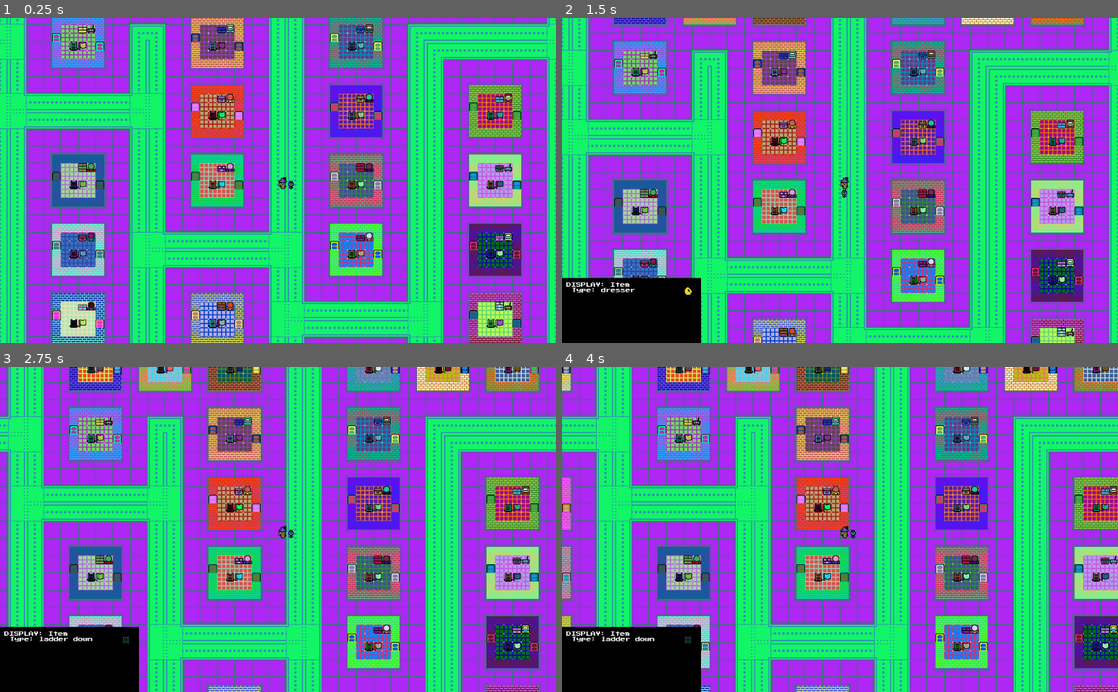
Above: before the commit, frames 1-4 (two rows, left to right).
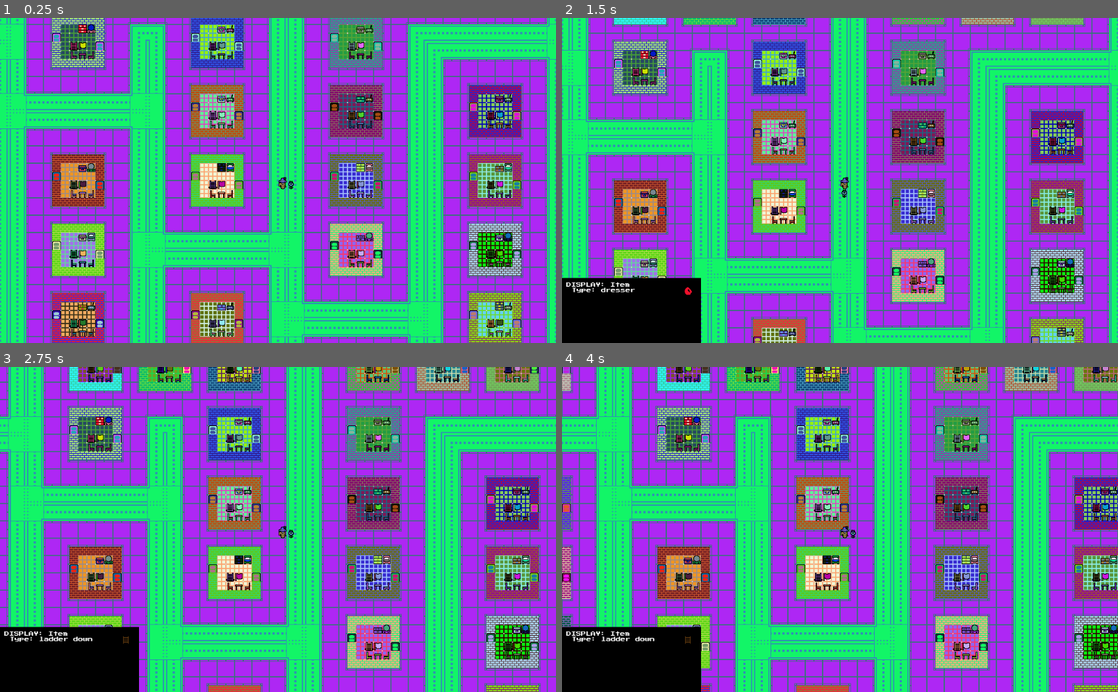
Above: after the commit, the same moments.

Repository: medmaster0/RogueCiv
Game: Godot game, scene res://Game.tscn
Two runs of this game, one before a commit and one after it. Both use one fixed random seed, a clock stepped at 60 frames per second and the inputs below.
Inputs (mouse positions are in pixels of both pictures, inside the frame that each line leads up to):
- Up to frame 1 (0.25 s): no input
- Up to frame 2 (1.5 s): click (645, 37) at 0.52 s; click (645, 53) at 1.27 s
- Up to frame 3 (2.75 s): click (72, 370) at 2.02 s
- Up to frame 4 (4 s): no input

The runs differ from the first frame. In frame 1, 23% of the frame differs, in the area x 9-94%, y 0-100%; in frame 2, 21%; in frame 3, 22%; in frame 4, 22%.

Commit message:
Added tablesets

Diff:
--- a/Scenes/BattleHuntItem.gd
+++ b/Scenes/BattleHuntItem.gd
@@ -137,6 +137,9 @@
 # 404 - TALL DRESSER
 # 405 - CHEST
 # 406 - FURNACE
+# 407 - TABLE
+# 408 - RIGHT CHAIR
+# 409 - LEFT CHAIR
 
 
 #LOAD UP ALL THE SPRITES!!!
@@ -540,6 +543,15 @@
 
 var furnacePrimItem = preload("res://Tiles//scenery//furnacePrim.png")
 var furnaceSecoItem = preload("res://Tiles//scenery//furnaceSeco.png")
+
+var tablePrimItem = preload("res://Tiles//scenery//tablePrim.png")
+var tableSecoItem = preload("res://Tiles//scenery//tableSeco.png")
+
+var rightChairPrimItem = preload("res://Tiles//scenery//rightChairPrim.png")
+var rightChairSecoItem = preload("res://Tiles//scenery//rightChairSeco.png")
+
+var leftChairPrimItem = preload("res://Tiles//scenery//leftChairPrim.png")
+var leftChairSecoItem = preload("res://Tiles//scenery//leftChairSeco.png")
 
 #Class Variables
 var primColor
@@ -560,7 +572,7 @@
 	#Pick random tile_index (set here for debug purposesssss)
 	tile_index = randi()%68
 	#tile_index = 27 + randi()%3
-	tile_index = 406
+	tile_index = 407 + randi()%3
 	setTile(tile_index)
 
 	pass # Replace with function body.
@@ -2366,7 +2378,51 @@
 			quadColor = Color(1,1,1)
 			quinColor = Color(1,1,1)
 			sextColor = Color(1,1,1)
-
+		407:
+			#TABLE
+			item_name = "table"
+			$Prim.texture = tablePrimItem
+			$Seco.texture = tableSecoItem
+			$Tert.texture = null
+			$Quad.texture = null
+			$Quin.texture = null
+			$Sext.texture = null
+			primColor = Color(randf(), randf(), randf())
+			secoColor = Color(randf(), randf(), randf())
+			tertColor = Color(1,1,1)
+			quadColor = Color(1,1,1)
+			quinColor = Color(1,1,1)
+			sextColor = Color(1,1,1)
+		408:
+			#RIGHT CHAIR
+			item_name = "chair"
+			$Prim.texture = rightChairPrimItem
+			$Seco.texture = rightChairSecoItem
+			$Tert.texture = null
+			$Quad.texture = null
+			$Quin.texture = null
+			$Sext.texture = null
+			primColor = Color(randf(), randf(), randf())
+			secoColor = Color(randf(), randf(), randf())
+			tertColor = Color(1,1,1)
+			quadColor = Color(1,1,1)
+			quinColor = Color(1,1,1)
+			sextColor = Color(1,1,1)
+		409:
+			#LEFT CHAIR
+			item_name = "chair"
+			$Prim.texture = leftChairPrimItem
+			$Seco.texture = leftChairSecoItem
+			$Tert.texture = null
+			$Quad.texture = null
+			$Quin.texture = null
+			$Sext.texture = null
+			primColor = Color(randf(), randf(), randf())
+			secoColor = Color(randf(), randf(), randf())
+			tertColor = Color(1,1,1)
+			quadColor = Color(1,1,1)
+			quinColor = Color(1,1,1)
+			sextColor = Color(1,1,1)
 
 	#Update Colors...
 	$Prim.modulate = primColor
--- a/Scripts/BuildingGen.gd
+++ b/Scripts/BuildingGen.gd
@@ -33,6 +33,9 @@
 #	6 - DESK
 #	7 - FURNITURE ITEM
 #	8 - FURNITURE STORAGE
+#	9 - left chair
+# 	10 - table
+#	11 - right chair
 #
 #Will return a 2D array with the following pattern
 # A 8 x 8 ARRAY
@@ -62,8 +65,11 @@
 	#Place the LADDER
 	building_map_plot[4][3] = 4
 
-	#Place the DESK
-#	building_map_plot[3][5] = 6
+	#Place the TABLESET
+	building_map_plot[5][3] = 9
+	building_map_plot[5][4] = 10
+	building_map_plot[5][5] = 11
+
 
 	#Place a random FURNITURE BIG ITEM
 	building_map_plot[2][5] = 7
@@ -130,6 +136,8 @@
 	var ladderPrim = Color(randf(), randf(), randf())
 #	var crystalBallPrim = Color(randf(), randf(), randf())
 #	var crystalBallSeco = Color(randf(), randf(), randf())
+	var tablesetPrim = Color(randf(), randf(), randf())
+	var tablesetSeco = Color(randf(), randf(), randf())
 
 	#Read through the map - NOTE THE ORDER OF ROWS/COLS!!!
 	for i in range(building_map.size()): #rows, y-dim
@@ -283,6 +291,66 @@
 					temp_item.setTile(item_choice)
 					game_scene.map_buildings[temp_x_coord_map][temp_y_coord_map][z_coord].append(temp_item)
 					temp_item.z_index = z_coord - 1
+				9:  #LEFT CHAIR
+					#Create floor item first
+					temp_item = Item.instance()
+					temp_item.position = Vector2(temp_x_coord_global,temp_y_coord_global)
+					game_scene.add_child(temp_item)
+					temp_item.setTile(101)
+					game_scene.map_buildings[temp_x_coord_map][temp_y_coord_map][z_coord].append(temp_item)
+					temp_item.SetPrimColor(floorPrim)
+					temp_item.SetSecoColor(floorSeco)
+					temp_item.find_node("SelectButton").visible = false
+					temp_item.z_index = z_coord - 1
+					#List of eligible items
+					temp_item = BattleHuntItem.instance()
+					temp_item.position = Vector2(temp_x_coord_global,temp_y_coord_global)
+					game_scene.add_child(temp_item)
+					temp_item.setTile(409)
+					game_scene.map_buildings[temp_x_coord_map][temp_y_coord_map][z_coord].append(temp_item)
+					temp_item.z_index = z_coord - 1
+					temp_item.SetPrimColor(tablesetPrim)
+					temp_item.SetSecoColor(tablesetSeco)
+				10:  #TABLE
+					#Create floor item first
+					temp_item = Item.instance()
+					temp_item.position = Vector2(temp_x_coord_global,temp_y_coord_global)
+					game_scene.add_child(temp_item)
+					temp_item.setTile(101)
+					game_scene.map_buildings[temp_x_coord_map][temp_y_coord_map][z_coord].append(temp_item)
+					temp_item.SetPrimColor(floorPrim)
+					temp_item.SetSecoColor(floorSeco)
+					temp_item.find_node("SelectButton").visible = false
+					temp_item.z_index = z_coord - 1
+					#List of eligible items
+					temp_item = BattleHuntItem.instance()
+					temp_item.position = Vector2(temp_x_coord_global,temp_y_coord_global)
+					game_scene.add_child(temp_item)
+					temp_item.setTile(407)
+					game_scene.map_buildings[temp_x_coord_map][temp_y_coord_map][z_coord].append(temp_item)
+					temp_item.z_index = z_coord - 1
+					temp_item.SetPrimColor(tablesetPrim)
+					temp_item.SetSecoColor(tablesetSeco)
+				11:  #RIGHT CHAIR
+					#Create floor item first
+					temp_item = Item.instance()
+					temp_item.position = Vector2(temp_x_coord_global,temp_y_coord_global)
+					game_scene.add_child(temp_item)
+					temp_item.setTile(101)
+					game_scene.map_buildings[temp_x_coord_map][temp_y_coord_map][z_coord].append(temp_item)
+					temp_item.SetPrimColor(floorPrim)
+					temp_item.SetSecoColor(floorSeco)
+					temp_item.find_node("SelectButton").visible = false
+					temp_item.z_index = z_coord - 1
+					#List of eligible items
+					temp_item = BattleHuntItem.instance()
+					temp_item.position = Vector2(temp_x_coord_global,temp_y_coord_global)
+					game_scene.add_child(temp_item)
+					temp_item.setTile(408)
+					game_scene.map_buildings[temp_x_coord_map][temp_y_coord_map][z_coord].append(temp_item)
+					temp_item.z_index = z_coord - 1
+					temp_item.SetPrimColor(tablesetPrim)
+					temp_item.SetSecoColor(tablesetSeco)
 
 #Function to put down a street block....
 #give it the desired block type
Binary file added: Tiles/scenery/leftChairPrim.png
Not shown, added: Tiles/scenery/leftChairPrim.png.import
Binary file added: Tiles/scenery/leftChairSeco.png
Not shown, added: Tiles/scenery/leftChairSeco.png.import
Binary file added: Tiles/scenery/rightChairPrim.png
Not shown, added: Tiles/scenery/rightChairPrim.png.import
Binary file added: Tiles/scenery/rightChairSeco.png
Not shown, added: Tiles/scenery/rightChairSeco.png.import
Binary file added: Tiles/scenery/tablePrim.png
Not shown, added: Tiles/scenery/tablePrim.png.import
Binary file added: Tiles/scenery/tableSeco.png
Not shown, added: Tiles/scenery/tableSeco.png.import
